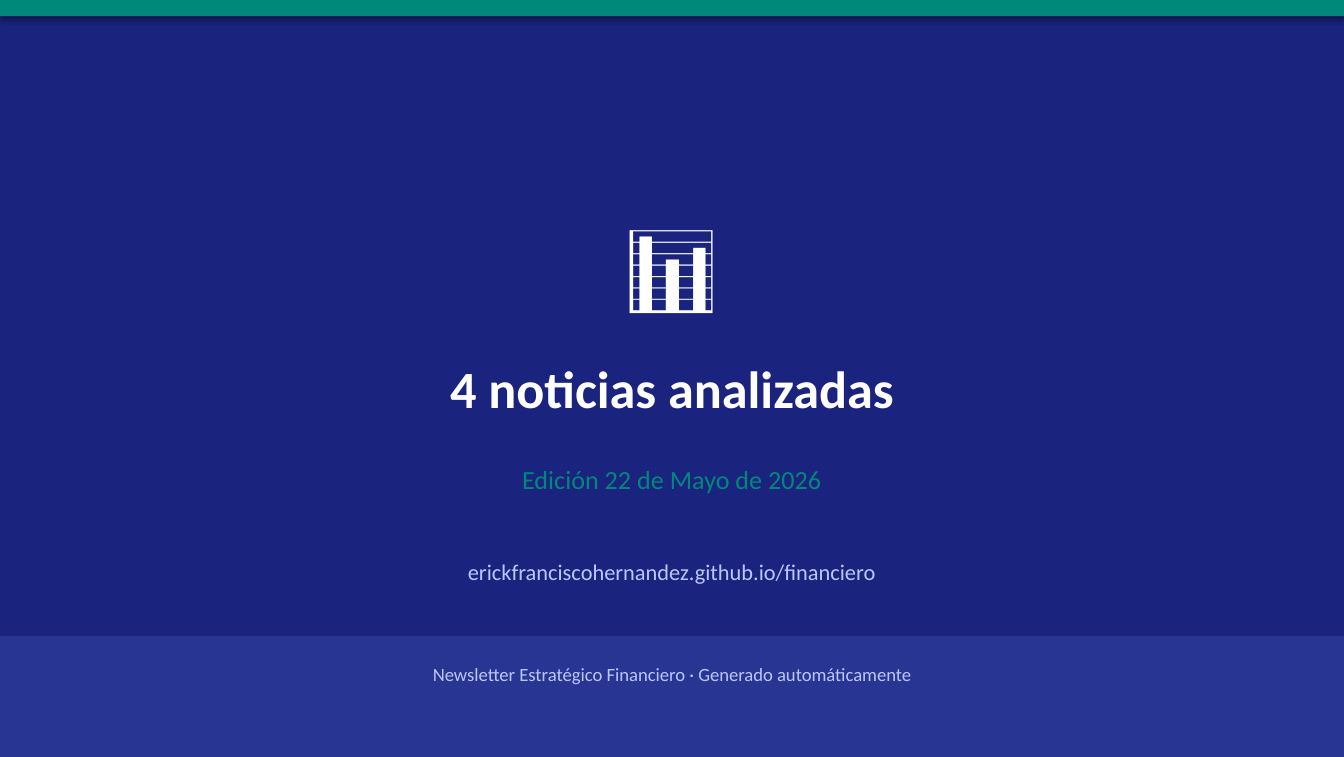
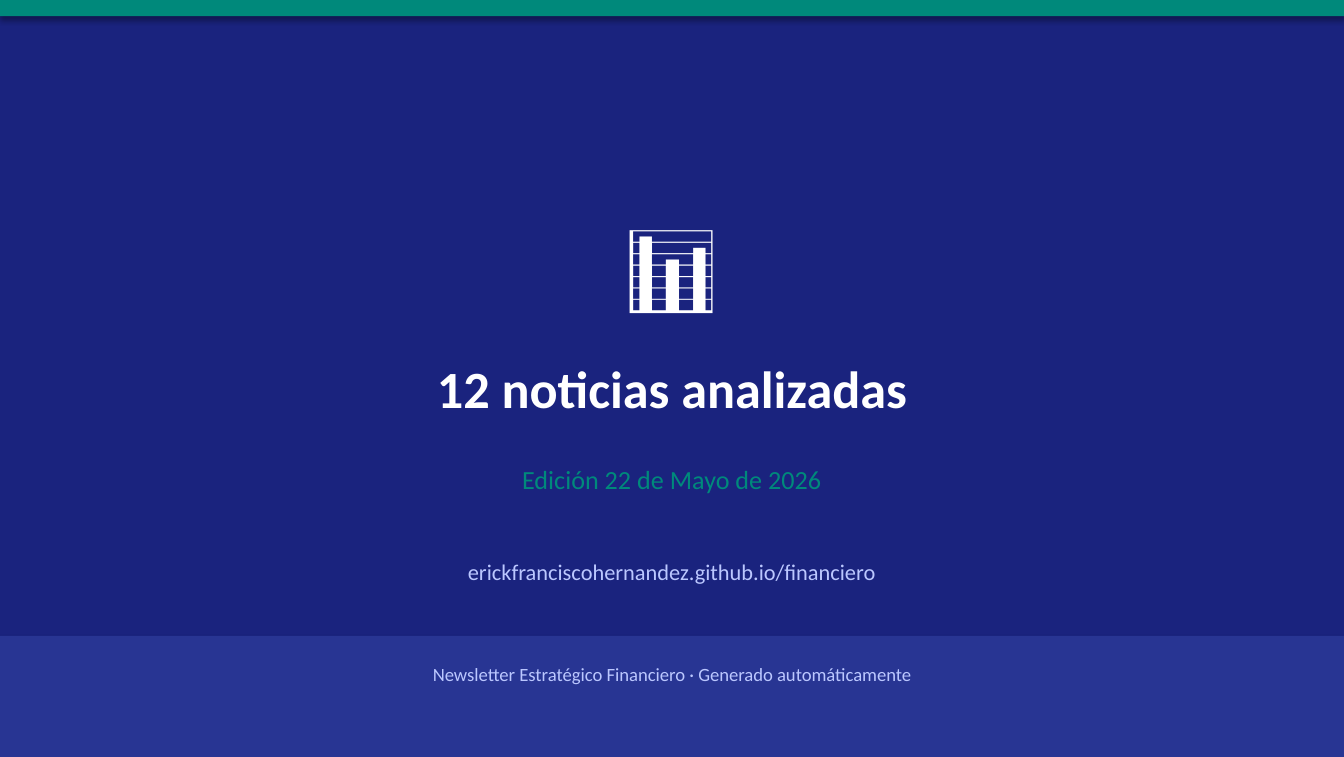
Before and after one commit to erickfranciscohernandez/financiero, a slide deck: slide 11 of newsletter_20260522.pptx. Drawn at 1344x757 pixels with LibreOffice and Linux fonts; fonts in the diff are those of the drawing. Boxes give left, top, right and bottom in pixels: in the first picture for what was removed or moved away, otherwise in the second. Text is boxed around its words. In the diff, an @@ line names an element or a change of style, - is before the commit and + after.

```diff
--- a/newsletter_20260522.pptx
+++ b/newsletter_20260522.pptx
@@ text at (437, 371, 907, 409): text changed @@
-4 noticias analizadas
+12 noticias analizadas
```
Also in this commit, not shown: 1 other slide changed, 3 slides added, 3 slides removed, 5 other files.
